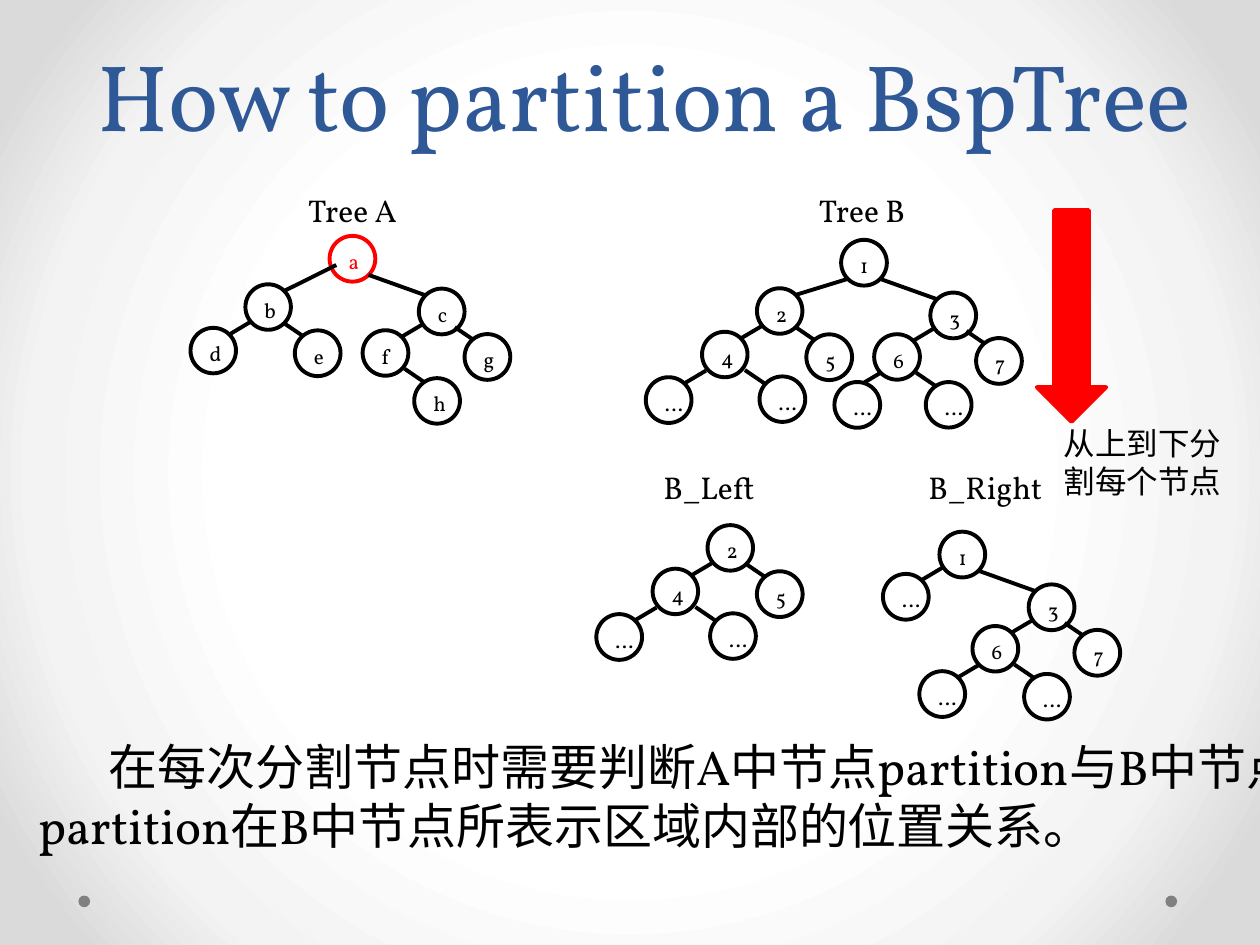
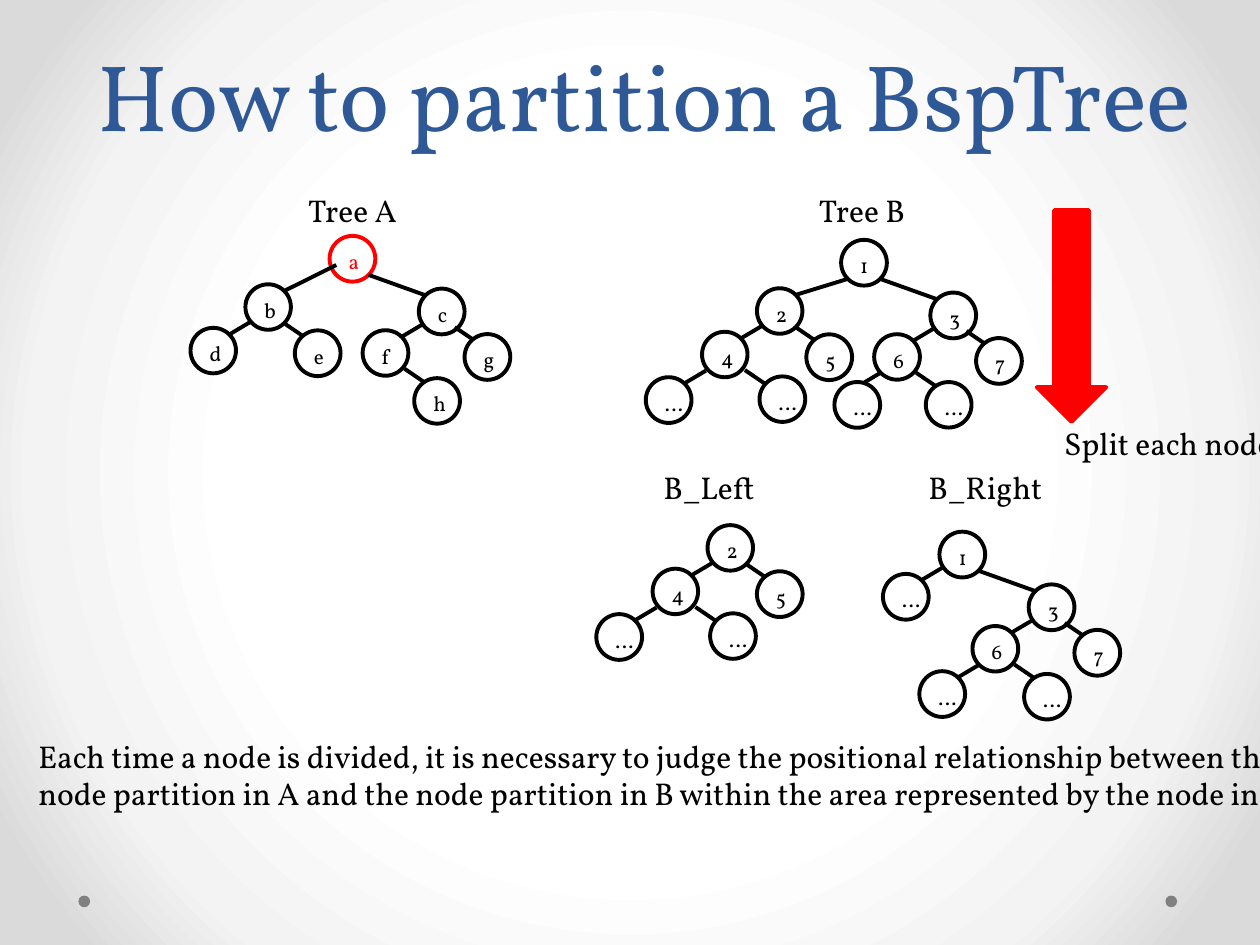
Before and after one commit to goldragoon/BspTreeBooleanOperation, a slide deck: slide 6 of report.pptx. Drawn at 1260x945 pixels with LibreOffice and Linux fonts; fonts in the diff are those of the drawing. Boxes give left, top, right and bottom in pixels: in the first picture for what was removed or moved away, otherwise in the second. Text is boxed around its words. In the diff, an @@ line names an element or a change of style, - is before the commit and + after.

```diff
--- a/report.pptx
+++ b/report.pptx
@@ text at (x1=1064, y1=432, x2=1260, y2=463): text changed @@
-从上到下分割每个节点
+Split each node from top to bottom
@@ text at (x1=38, y1=745, x2=1259, y2=813): text changed; size 28 to 18 pt @@
-在每次分割节点时需要判断A中节点partition与B中节点partition在B中节点所表示区域内部的位置关系。
+Each time a node is divided, it is necessary to judge the positional relationship between the node partition in A and the node partition in B within the area represented by the node in B.
```
Also in this commit, not shown: 7 other slides changed, 9 other files.
